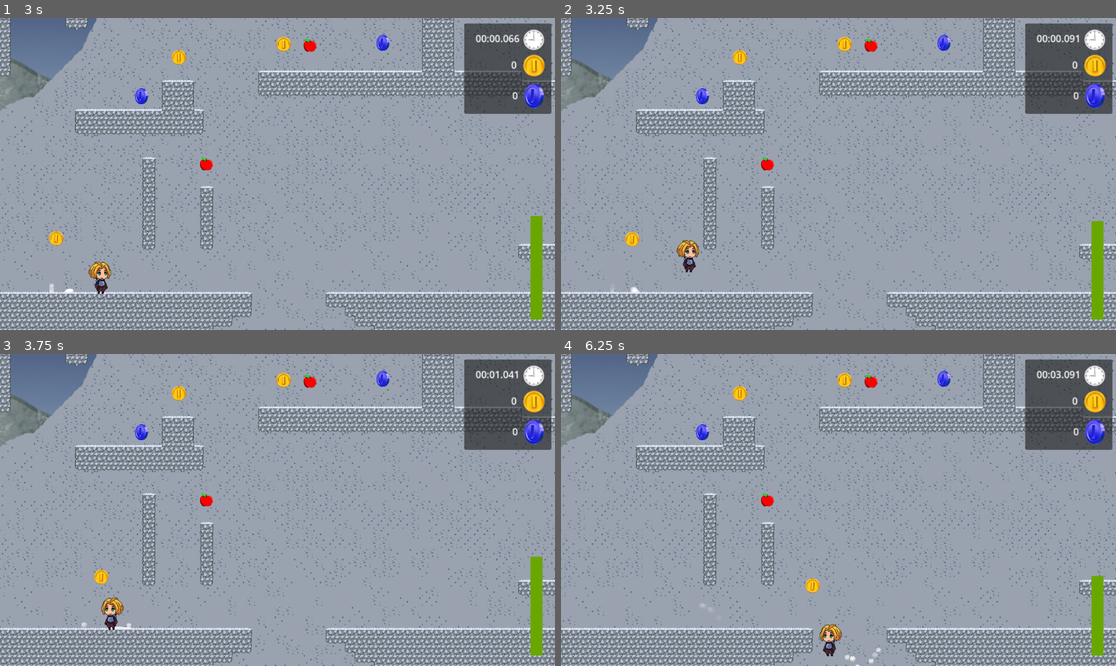
Above: before the commit, frames 1-4 (two rows, left to right).
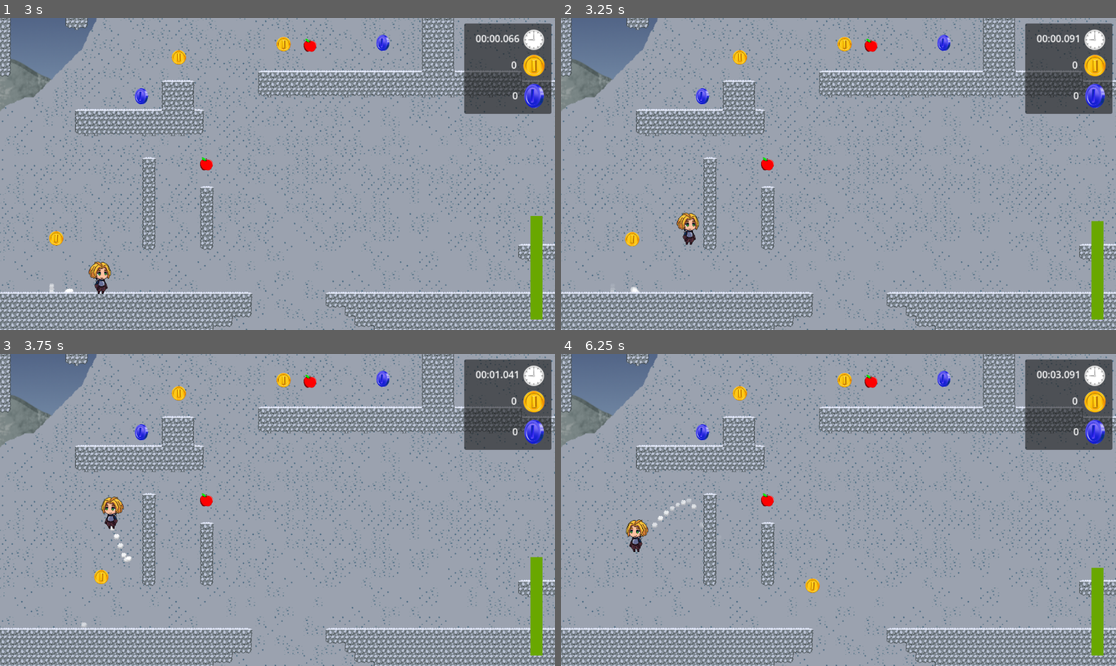
Above: after the commit, the same moments.

Repository: Tim-Barton/game-jam-2023
Game: Godot game, scene res://Scenes/title.tscn
Same seed, same stepped clock (60 frames per second), same inputs: the game is played once before the commit and once after it.
Inputs (mouse positions are in pixels of both pictures, inside the frame that each line leads up to):
- Up to frame 1 (3 s): click (299, 130) at 0.52 s; type "Alex" at 0.6 s; click "Scale the mountain" at 1.25 s; tap Enter (ui_accept) at 2, 2.27 s; move the mouse to (299, 130) at 2.02 s; hold Right (ui_right) from 2.03 s (still down); tap Ctrl (fly, bound only after the commit) at 2.1 s; click (299, 130) at 2.17 s; move the mouse to (166, 189) at 2.77 s; tap Shift (dash) at 2.85 s
- Up to frame 2 (3.25 s): keep holding Right (ui_right); tap Enter (ui_accept) at 3.02 s; tap Ctrl (fly, bound only after the commit) at 3.05 s
- Up to frame 3 (3.75 s): move the mouse to (333, 441) at 3.52 s; release Right (ui_right) at 3.53 s; hold Left (ui_left) from 3.53 s (still down); tap Ctrl (fly, bound only after the commit) at 3.6 s
- Up to frame 4 (6.25 s): move the mouse to (810, 572) at 4.27 s; release Left (ui_left) at 4.28 s; hold Right (ui_right) 4.28-5.78 s; tap Ctrl (fly, bound only after the commit) at 4.35, 5.3, 5.85 s; click (810, 572) at 4.42 s; tap Enter (ui_accept) at 4.52, 5.27, 6.02 s; move the mouse to (1005, 556) at 5.02 s; tap Shift (dash) at 5.1 s; move the mouse to (672, 463) at 5.77 s; hold Left (ui_left) from 5.78 s (still down)

Frame 1 is identical in both runs. In frame 2, 0.5% of the frame differs, in the area x 20-25%, y 62-82%; in frame 3, 0.6%; in frame 4, 0.8%, in the area x 11-98%, y 46-100%.

Commit message:
Finished the full camera path with no loops + fly ability for testing

Diff:
--- a/CharacterController/SideScroller/Scripts/Player/char_controller.gd
+++ b/CharacterController/SideScroller/Scripts/Player/char_controller.gd
@@ -68,7 +68,8 @@
 	"right": false,
 	"jump": false,
 	"dash": false,
-	"release_control": false
+	"release_control": false,
+	"fly": false
 }
 var previous_input = {}
 
@@ -201,6 +202,9 @@
 func get_character_input():
 	character_velocity.x = velocity.x
 	character_velocity.y = velocity.y
+
+	if is_pressed("fly"):
+		character_velocity.y = jump_force
 
 	# Handle Jump.
 	if is_just_released("jump") && velocity.y < 0  && cur_jump_count < (max_jumps_enabled):
--- a/CharacterController/SideScroller/Scripts/Player/human_controller.gd
+++ b/CharacterController/SideScroller/Scripts/Player/human_controller.gd
@@ -5,7 +5,9 @@
 	"ui_accept": "jump",
 	"dash": "dash",
 	"ui_left": "left",
-	"ui_right": "right"}
+	"ui_right": "right",
+	"fly":"fly",
+	}
 
 func _physics_process(delta) -> void:
 	for key_input in key_inputs.keys():
--- a/Scenes/ClimbingLevel.tscn
+++ b/Scenes/ClimbingLevel.tscn
@@ -853,9 +853,9 @@
 
 [sub_resource type="Curve2D" id="Curve2D_s6qfh"]
 _data = {
-"points": PackedVector2Array(0, 0, 0, 0, -434, 203, 0, 0, 0, …(315 unchanged characters)… , 0, 0, 877, -757, 0, 0, 0, 0, 892, -887)
+"points": PackedVector2Array(0, 0, 0, 0, -434, 203, 0, 0, 0, …(315 unchanged characters)… , 0, 0, 877, -757, 0, 0, 0, 0, 892, -887, 0, 0, 0, 0, 382, -939)
 }
-point_count = 17
+point_count = 18
 
 [node name="ClimbingLevel" type="Node2D"]
 
--- a/Scripts/CameraAnchor.gd
+++ b/Scripts/CameraAnchor.gd
@@ -7,7 +7,7 @@
 
 # Called when the node enters the scene tree for the first time.
 func _ready():
-	pass # Replace with function body.
+	_follower.set_loop(false)
 
 
 # Called every frame. 'delta' is the elapsed time since the previous frame.
--- a/project.godot
+++ b/project.godot
@@ -36,6 +36,11 @@
 "events": [Object(InputEventKey,"resource_local_to_scene":false,"resource_name":"","device":-1,"window_id":0,"alt_press …(182 unchanged characters)…
 ]
 }
+fly={
+"deadzone": 0.5,
+"events": [Object(InputEventKey,"resource_local_to_scene":false,"resource_name":"","device":-1,"window_id":0,"alt_pressed":false,"shift_pressed":false,"ctrl_pressed":false,"meta_pressed":false,"pressed":false,"keycode":0,"physical_keycode":4194326,"key_label":0,"unicode":0,"echo":false,"script":null)
+]
+}
 
 [rendering]
 
